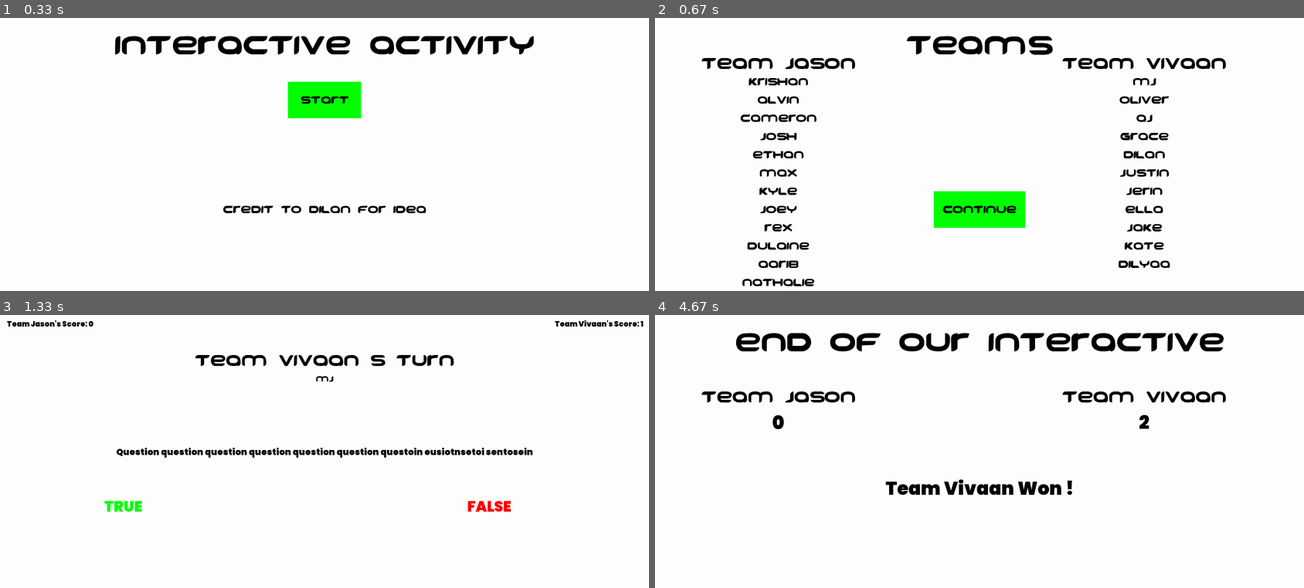
Above: before the commit, frames 1-4 (two rows, left to right).
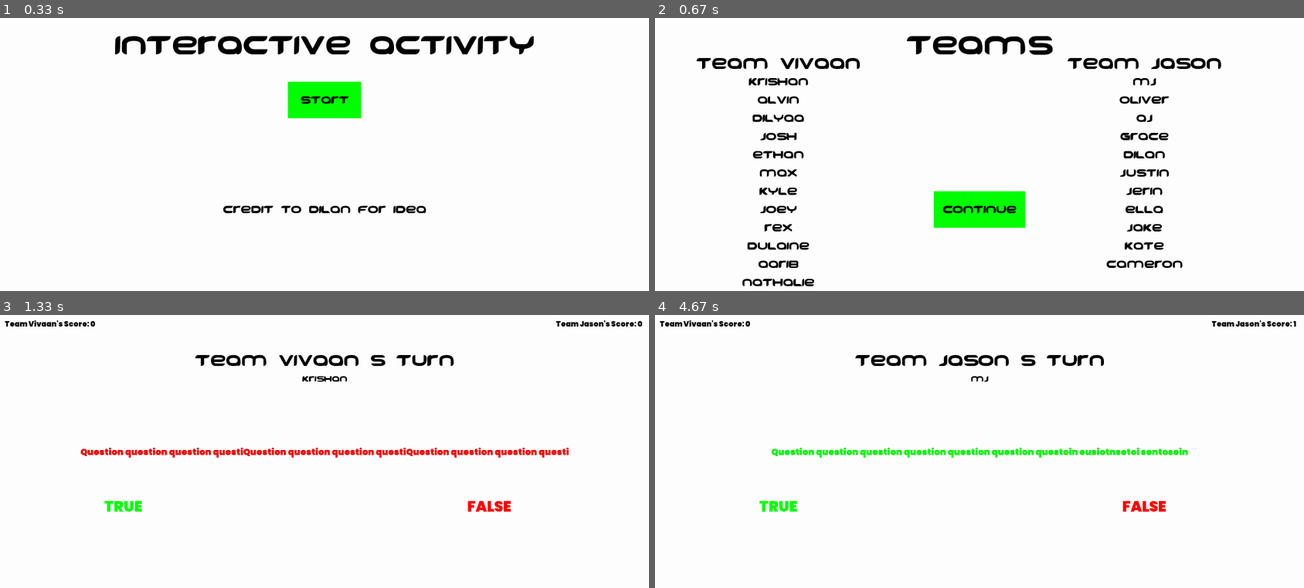
Above: after the commit, the same moments.

Repository: vivujai/SchoolSeminar
Game: pygame game, started from Gamesbypygame/Chapter 8 Seminar/main.py
Two runs of this game, one before a commit and one after it. Both use one fixed random seed, a clock stepped at 60 frames per second and the inputs below.
Inputs (mouse positions are in pixels of both pictures, inside the frame that each line leads up to):
- Up to frame 1 (0.33 s): no input
- Up to frame 2 (0.67 s): click "Start" at 0.38 s
- Up to frame 3 (1.33 s): click (330, 492) at 0.72 s; click "TRUE" at 1.05 s
- Up to frame 4 (4.67 s): click (752, 500) at 4.38 s

Frame 1 is identical in both runs. In frame 2, 1.8% of the frame differs, in the area x 6-88%, y 14-92%; in frame 3, 2.1%; in frame 4, 7.7%, in the area x 0-99%, y 1-73%.

Commit message:
Color change and jason choice added

Diff:
--- a/Gamesbypygame/Chapter 8 Seminar/main.py
+++ b/Gamesbypygame/Chapter 8 Seminar/main.py
@@ -18,12 +18,31 @@
 
 
 def NextQuestion(correct):
-    global text_num, question_num, cur_team_num, question_list, question, cur_score, scores_list
-    global answer, questiontuple, win_team, team_names, cur_player, cur_name, players_list
+    global text_num, question_num, cur_team_num, question_list, question, cur_score, scores_list, questionText
+    global answer, questiontuple, win_team, team_names, cur_player, cur_name, players_list, end_time_color_change, blit_black
     print(cur_score)
     if correct:
         scores_list[cur_score] += 1
+        questionText = TextClass(
+                f"{question_text}",
+                pygame.font.Font(POPPINS, 24),
+                GREEN,
+                (950, 400),
+                screen
+            )
+        blit_black = False
+        questionText.blit()
     else:
+        questionText = TextClass(
+                f"{question_text}",
+                pygame.font.Font(POPPINS, 24),
+                RED,
+                (950, 400),
+                screen
+            )
+        blit_black = False
+        end_time_color_change = current_time + 3000
+        questionText.blit()
         scores_list[cur_score-1] += 1
     text_num = 0
 
@@ -72,12 +91,12 @@
 cur_team_num = 0
 question_num = 0
 text_num = 1
-cur_team_text = "Team Jason's Turn"
+cur_team_text = "Team Vivaan's Turn"
 scores_list = [0, 0]
 cur_score = 0
 cur_player = 0
 players_list =[]
-
+blit_black = True
 
 
 question_list = [
@@ -89,12 +108,12 @@
 question = questiontuple[0]
 answer = questiontuple[1]
 
-team_names = ["Team Jason", "Team Vivaan"]
+team_names = ["Team Vivaan", "Team Jason"]
 buttonlist = []
 team1 = [
     "Krishan",
     "Alvin",
-    "Cameron",
+    "Dilyaa",
     "Josh",
     "Ethan",
     "Max",
@@ -117,7 +136,7 @@
     "Ella",
     "Jake",
     "Kate",
-    "Dilyaa",
+    "Cameron",
 ]
 
 for x in range(len(team1)):
@@ -141,6 +160,8 @@
 
 runVar = True
 
+end_time_color_change = 3000
+
 #------------------------WIDGETS---------------------
 
 titleText = TextClass(
@@ -184,7 +205,7 @@
             )
 
 team1Text = TextClass(
-                "Team Jason",
+                f"{team_names[0]}",
                 pygame.font.Font(FONT, 60),
                 BLACK,
                 (400, 150),
@@ -192,7 +213,7 @@
             )
 
 team2Text = TextClass(
-                "Team Vivaan",
+                f"{team_names[1]}",
                 pygame.font.Font(FONT, 60),
                 BLACK,
                 (1400, 150),
@@ -340,13 +361,14 @@
 
             question_text = question
 
-            questionText = TextClass(
-                f"{question_text}",
-                pygame.font.Font(POPPINS, 24),
-                BLACK,
-                (950, 400),
-                screen
-            )
+            if blit_black:
+                questionText = TextClass(
+                    f"{question_text}",
+                    pygame.font.Font(POPPINS, 24),
+                    BLACK,
+                    (950, 400),
+                    screen
+                )
             questionText.blit()
 
             score1Text = TextClass(
@@ -440,6 +462,11 @@
             for button in buttonlist:
                 if button.btnRect.collidepoint(mouse_pos):
                         button.command(button.param)
+                        print(button.command)
+                        if button.command == GuessedFalse or button.command == GuessedTrue:
+                            pygame.display.update()
+                            pygame.time.wait(3000)
+                            blit_black = True
 
 
 
